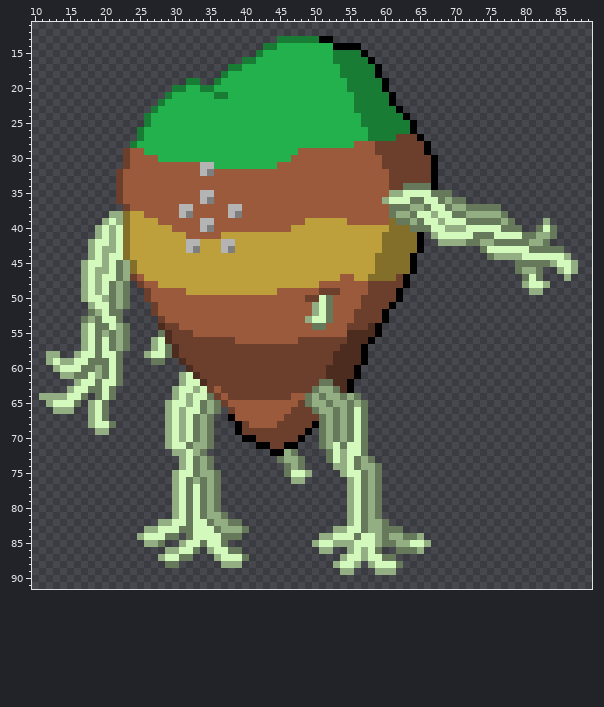
One commit to this sprite sheet: sprites/gen5/regiterra.png. That is the earlier state.
The file is 96x96 pixels. Colours within 5 levels of each other are drawn and written as one. Shown: x 10..89, y 11..91.
The same view after the edit:
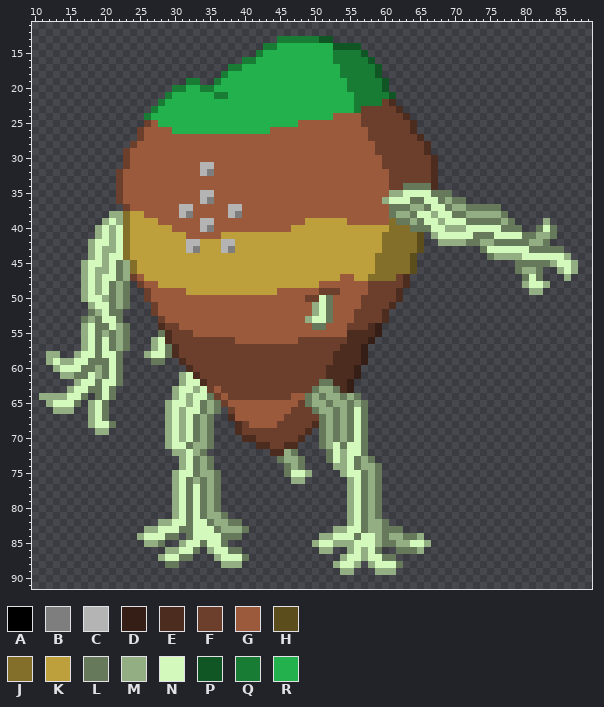
Palette (. is transparent): A #000000  B #7e7e7e  C #b4b4b4  D #341e15  E #4b2c1f  F #6b3f2c  G #9c5a3c  H #5c4d1d  J #846f2a  K #bd9f3c  L #66795b  M #93ae83  N #d3f9bc  P #105625  Q #187c35  R #22b14c
Edits made:
y 13: x 51..52 AA -> PP
y 14: x 53..56 AAAA -> PPPP
y 15: x 57 A -> P
y 16: x 58 A -> P
y 17..18: x 59 A -> P
y 19..20: x 60 A -> P
y 21: x 61 A -> P
y 22: x 60..61 QA -> FE
y 23: x 57..62 QQQQQA -> FFFFFE
y 24: x 53..63 RRRRQQQQQQA -> GGGGFFFFFFE
y 25: x 26..27 QR -> FG; x 48..64 RRRRRRRRRQQQQQQQA -> GGGGGGGGGFFFFFFFE
y 26: x 25..29 QRRRR -> FGGGG; x 44..64 RRRRRRRRRRRRRRQQQQQQA -> GGGGGGGGGGGGGGFFFFFFE
y 27: x 25..61 QRRRRRRRRRRRRRRRRRRRRRRRRRRRRRRRRQQQQ -> FGGGGGGGGGGGGGGGGGGGGGGGGGGGGGGGGFFFF; x 65 A -> E
y 28: x 24..55 QRRRRRRRRRRRRRRRRRRRRRRRRRRRRRRR -> FGGGGGGGGGGGGGGGGGGGGGGGGGGGGGGG; x 66 A -> E
y 29: x 26..47 RRRRRRRRRRRRRRRRRRRRRR -> GGGGGGGGGGGGGGGGGGGGGG; x 66 A -> E
y 30: x 28..46 RRRRRRRRRRRRRRRRRRR -> GGGGGGGGGGGGGGGGGGG; x 67 A -> E
y 31: x 36..44 RRRRRRRRR -> GGGGGGGGG; x 67 A -> E
y 32..34: x 67 A -> E
y 41..43: x 65 A -> H
y 44..46: x 64 A -> H
y 47..48: x 63 A -> E
y 49..50: x 62 A -> E
y 51: x 61 A -> E
y 52..53: x 60 A -> E
y 54..55: x 59 A -> D
y 56: x 58 A -> D
y 57..59: x 57 A -> D
y 60..61: x 56 A -> D
y 62..63: x 55 A -> D
y 67: x 38 A -> E
y 68: x 39 A -> E; x 50 A -> E
y 69: x 39 A -> E; x 49 A -> E
y 70: x 40..41 AA -> EE; x 48 A -> E
y 71: x 42..43 AA -> EE; x 46..47 AA -> EE
y 72: x 44..45 AA -> EE
Where, in picture pixels (left, top, right, bottom), the same in both pictures:
changed: (130, 36, 438, 190)
changed: (347, 232, 424, 393)
changed: (228, 414, 319, 456)
